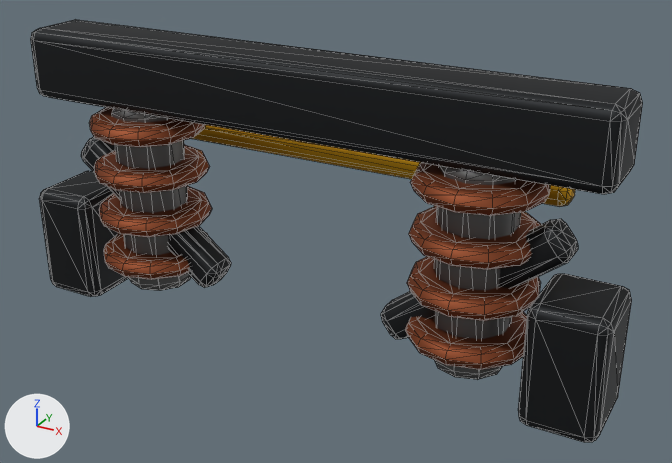
What one commit did to the glTF model game/public/assets/suspension-steering.glb.
One viewpoint serves both versions: a 50 mm camera at (0.72, -1.242, 0.808) aimed at (0.04, -0.006, 0.19). Lighting does not change. The marker at lower left points along +X, +Y and +Z. The first picture is the older version. Mesh edges are drawn as thin lines. Vertices at exactly the same position are counted once.

In view in the first picture: 'suspension-steering'.
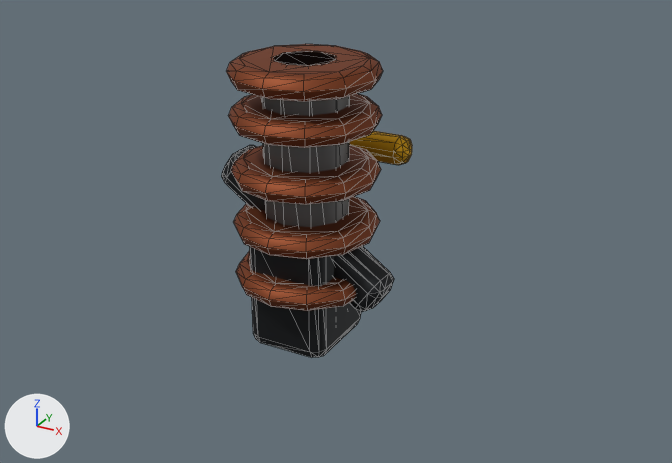
What differs and where, as boxes (x1, y1, x2, y2) in the pictures (672 x 463 px; the box of a moved part takes in the faces that stretch with it):
'suspension-steering', reshaped (69% narrower, 26% shorter): before (31, 20, 643, 442); after (222, 44, 412, 357)
part 1 of me_cube, moved or reshaped: before (104, 232, 208, 280); after (236, 251, 356, 311)
part 2 of me_cube, moved or reshaped: before (99, 186, 212, 237); after (234, 196, 380, 259)
part 3 of me_cube, moved or reshaped: before (89, 107, 206, 147); after (231, 145, 381, 205)
part 4 of me_cube, moved or reshaped: before (94, 145, 209, 193); after (228, 94, 382, 148)
part 5 of me_cube, moved or reshaped: before (410, 163, 550, 216); after (226, 44, 383, 102)
part 6 of me_cube, moved or reshaped: before (39, 171, 128, 297); after (250, 247, 361, 357)
part 7 of me_cube, added: after (261, 51, 350, 227)
part 8 of me_cube, added: after (222, 145, 394, 312)
part 9 of me_cube, added: after (349, 131, 412, 165)
part 10 of me_cube, deleted: before (81, 109, 632, 442)
part 11 of me_cube, deleted: before (31, 20, 643, 194)
part 12 of me_cube, deleted: before (191, 125, 575, 207)

Diff of the bpy script that builds the scene:
```diff
--- a/game/public/assets/suspension-steering.glb.py
+++ b/game/public/assets/suspension-steering.glb.py
@@ me_cube @@
 # used by ob_suspension_steering; location = (0.0, 0.0, 0.0)
-me_cube.from_pydata(...)  # 1008 vertices, 1952 faces; spans x -0.52..0.52, y -0.153..0.153, z 0.0..0.49
+me_cube.from_pydata(...)  # 576 vertices, 1116 faces; spans x -0.151..0.151, y -0.153..0.153, z 0.0..0.48
+# me_cube part 1: the loose piece of 72 vertices spanning x -0.4..-0.2, y -0.153..0.047, z 0.082..0.118 is scaled about its middle by (1.2, 1.2, 1.14), then moved by (0.3, 0.02, 0.02)
+# me_cube part 2: the loose piece of 72 vertices spanning x -0.4..-0.2, y -0.153..0.047, z 0.162..0.197 is scaled about its middle by (1.2, 1.2, 1.14), then moved by (0.3, 0.02, 0.03)
+# me_cube part 3: the loose piece of 72 vertices spanning x -0.4..-0.2, y -0.153..0.047, z 0.322..0.358 is scaled about its middle by (1.2, 1.2, 1.14), then moved by (0.3, 0.02, -0.04)
+# me_cube part 4: the loose piece of 60 vertices spanning x -0.4..-0.2, y -0.153..0.047, z 0.242..0.277 is scaled about its middle by (1.21, 1.21, 1.14), then moved by (0.3, 0.02, 0.13)
+# me_cube part 5: the loose piece of 72 vertices spanning x 0.2..0.4, y -0.153..0.047, z 0.322..0.358 is scaled about its middle by (1.2, 1.2, 1.14), then moved by (-0.3, 0.02, 0.12)
+# me_cube part 6: the loose piece of 56 vertices spanning x -0.52..-0.4, y -0.123..0.017, z 0.0..0.2 is scaled about its middle by (1.17, 1.14, 1.1), then moved by (0.46, 0.02, 0.01)
+# me_cube part 7: a new loose piece of 60 vertices spanning x -0.067..0.067, y -0.103..0.037, z 0.02..0.48, in mat_rr_scrap_grey (dark grey #6b6b6b)
+# me_cube part 8: a new loose piece of 56 vertices spanning x -0.151..0.151, y -0.068..0.002, z 0.082..0.318, in mat_rr_dark_metal (dark grey #2f3133)
+# me_cube part 9: a new loose piece of 56 vertices spanning x -0.11..0.11, y 0.102..0.153, z 0.275..0.325, in mat_rr_hazard_yellow (yellow #d9a521)
+# me_cube part 10: 8 loose pieces with 492 vertices, spanning x -0.445..0.52, y -0.153..0.047, z 0.0..0.38, are deleted
+# me_cube part 11
+# 56 vertices are removed from x -0.5..0.5, y -0.113..0.007, z 0.37..0.49
+# 108 faces are deleted
+# me_cube part 12
+# 56 vertices are removed from x -0.39..0.39, y 0.102..0.153, z 0.255..0.305
+# 108 faces are deleted
 me_cube.materials.append(mat_rr_dark_metal)
```
